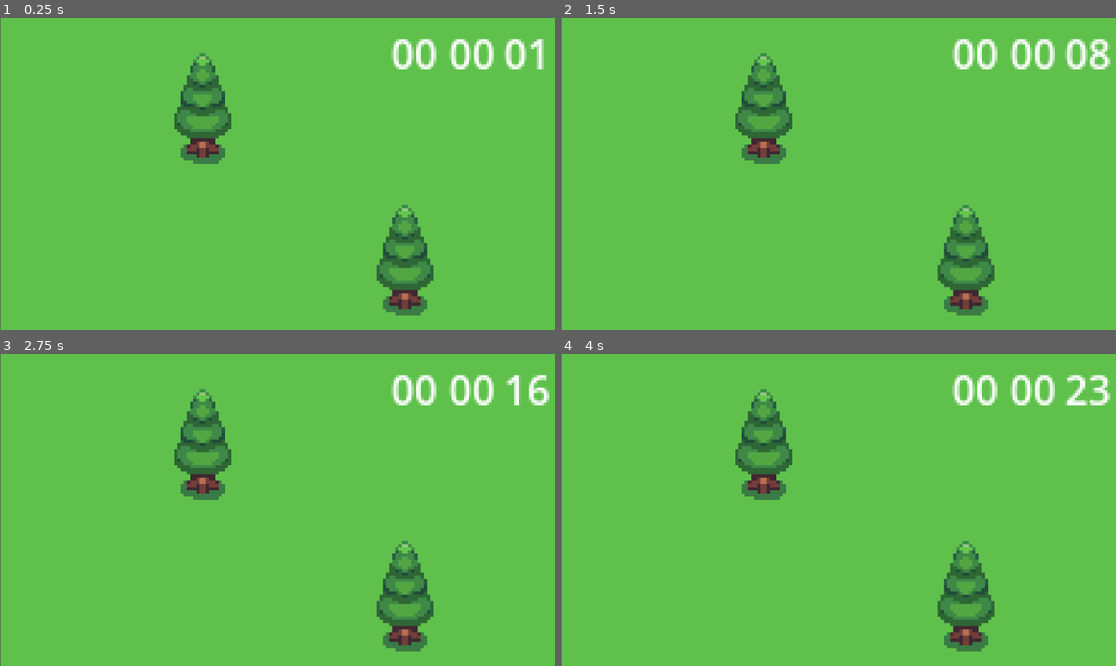
Above: before the commit, frames 1-4 (two rows, left to right).
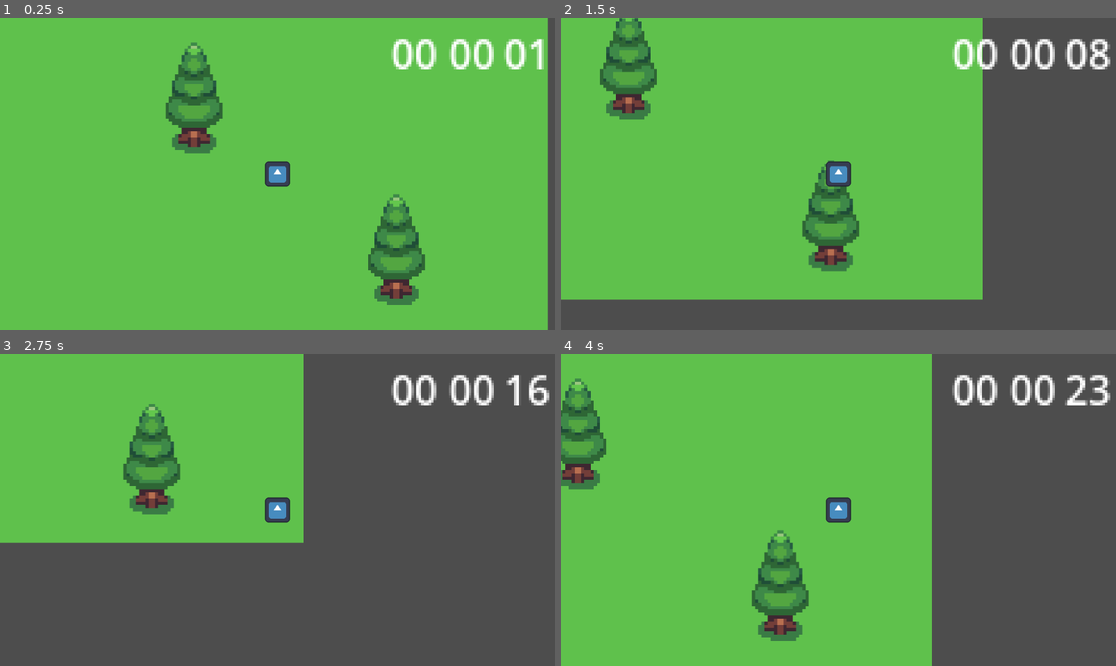
Above: after the commit, the same moments.

Repository: DylanTan1/teemwagyu-sss
Game: Godot game, scene res://scenes/main_game.tscn
The game is run twice, just before and just after one commit, with the same random seed, the same clock (stepped at 60 frames per second) and the same inputs. The engine's default icon, where the game draws it, is replaced by a stand-in: a white triangle on a blue panel in a dark square.
Inputs:
- Up to frame 1 (0.25 s): no input
- Up to frame 2 (1.5 s): hold D (move_right, bound only after the commit) 0.53-1.28 s; hold S (move_down, bound only after the commit) from 1.28 s (still down)
- Up to frame 3 (2.75 s): release S (move_down, bound only after the commit) at 2.03 s; hold D (move_right, bound only after the commit) from 2.03 s (still down)
- Up to frame 4 (4 s): release D (move_right, bound only after the commit) at 2.78 s; hold W (move_up, bound only after the commit) 2.78-3.53 s; hold A (move_left, bound only after the commit) from 3.53 s (still down)

The runs differ from the first frame. In frame 1, 7.3% of the frame differs, in the area x 0-100%, y 0-100%; in frame 2, 40%; in frame 3, 72%; in frame 4, 40%.

Commit message:
created basic player and empty enemy class

Diff:
--- a/cowgame/project.godot
+++ b/cowgame/project.godot
@@ -15,6 +15,51 @@
 config/features=PackedStringArray("4.3", "Forward Plus")
 config/icon="res://icon.svg"
 
+[input]
+
+move_left={
+"deadzone": 0.5,
+"events": [Object(InputEventKey,"resource_local_to_scene":false,"resource_name":"","device":-1,"window_id":0,"alt_pressed":false,"shift_pressed":false,"ctrl_pressed":false,"meta_pressed":false,"pressed":false,"keycode":0,"physical_keycode":65,"key_label":0,"unicode":97,"location":0,"echo":false,"script":null)
+, Object(InputEventKey,"resource_local_to_scene":false,"resource_name":"","device":-1,"window_id":0,"alt_pressed":false,"shift_pressed":false,"ctrl_pressed":false,"meta_pressed":false,"pressed":false,"keycode":0,"physical_keycode":4194319,"key_label":0,"unicode":0,"location":0,"echo":false,"script":null)
+]
+}
+move_right={
+"deadzone": 0.5,
+"events": [Object(InputEventKey,"resource_local_to_scene":false,"resource_name":"","device":-1,"window_id":0,"alt_pressed":false,"shift_pressed":false,"ctrl_pressed":false,"meta_pressed":false,"pressed":false,"keycode":0,"physical_keycode":68,"key_label":0,"unicode":100,"location":0,"echo":false,"script":null)
+, Object(InputEventKey,"resource_local_to_scene":false,"resource_name":"","device":-1,"window_id":0,"alt_pressed":false,"shift_pressed":false,"ctrl_pressed":false,"meta_pressed":false,"pressed":false,"keycode":0,"physical_keycode":4194321,"key_label":0,"unicode":0,"location":0,"echo":false,"script":null)
+]
+}
+move_up={
+"deadzone": 0.5,
+"events": [Object(InputEventKey,"resource_local_to_scene":false,"resource_name":"","device":-1,"window_id":0,"alt_pressed":false,"shift_pressed":false,"ctrl_pressed":false,"meta_pressed":false,"pressed":false,"keycode":0,"physical_keycode":87,"key_label":0,"unicode":119,"location":0,"echo":false,"script":null)
+, Object(InputEventKey,"resource_local_to_scene":false,"resource_name":"","device":-1,"window_id":0,"alt_pressed":false,"shift_pressed":false,"ctrl_pressed":false,"meta_pressed":false,"pressed":false,"keycode":0,"physical_keycode":4194320,"key_label":0,"unicode":0,"location":0,"echo":false,"script":null)
+]
+}
+move_down={
+"deadzone": 0.5,
+"events": [Object(InputEventKey,"resource_local_to_scene":false,"resource_name":"","device":-1,"window_id":0,"alt_pressed":false,"shift_pressed":false,"ctrl_pressed":false,"meta_pressed":false,"pressed":false,"keycode":0,"physical_keycode":83,"key_label":0,"unicode":115,"location":0,"echo":false,"script":null)
+, Object(InputEventKey,"resource_local_to_scene":false,"resource_name":"","device":-1,"window_id":0,"alt_pressed":false,"shift_pressed":false,"ctrl_pressed":false,"meta_pressed":false,"pressed":false,"keycode":0,"physical_keycode":4194322,"key_label":0,"unicode":0,"location":0,"echo":false,"script":null)
+]
+}
+shoot={
+"deadzone": 0.5,
+"events": [Object(InputEventMouseButton,"resource_local_to_scene":false,"resource_name":"","device":-1,"window_id":0,"alt_pressed":false,"shift_pressed":false,"ctrl_pressed":false,"meta_pressed":false,"button_mask":1,"position":Vector2(179, 18),"global_position":Vector2(188, 64),"factor":1.0,"button_index":1,"canceled":false,"pressed":true,"double_click":false,"script":null)
+]
+}
+interact={
+"deadzone": 0.5,
+"events": [Object(InputEventKey,"resource_local_to_scene":false,"resource_name":"","device":-1,"window_id":0,"alt_pressed":false,"shift_pressed":false,"ctrl_pressed":false,"meta_pressed":false,"pressed":false,"keycode":0,"physical_keycode":69,"key_label":0,"unicode":101,"location":0,"echo":false,"script":null)
+]
+}
+
+[layer_names]
+
+2d_physics/layer_1="Player"
+2d_physics/layer_2="Enemy"
+2d_physics/layer_3="Obstacles"
+2d_physics/layer_4="Player projectile"
+2d_physics/layer_5="Enemy projectile"
+
 [rendering]
 
 textures/canvas_textures/default_texture_filter=0
--- /dev/null
+++ b/cowgame/scenes/base_enemy.tscn
@@ -0,0 +1,8 @@
+[gd_scene load_steps=2 format=3 uid="uid://buy2nwh0efe2s"]
+
+[ext_resource type="Script" path="res://scripts/base_enemy.gd" id="1_g0bd7"]
+
+[node name="BaseEnemy" type="CharacterBody2D"]
+script = ExtResource("1_g0bd7")
+
+[node name="CollisionShape2D" type="CollisionShape2D" parent="."]
--- a/cowgame/scenes/main_game.tscn
+++ b/cowgame/scenes/main_game.tscn
@@ -1,7 +1,8 @@
-[gd_scene load_steps=8 format=3 uid="uid://blg3dqwh0kukr"]
+[gd_scene load_steps=9 format=3 uid="uid://blg3dqwh0kukr"]
 
 [ext_resource type="PackedScene" uid="uid://cmyptxyc8gixb" path="res://scenes/base_level.tscn" id="1_ls7u1"]
 [ext_resource type="Script" path="res://scripts/time_system.gd" id="2_gc8ho"]
+[ext_resource type="PackedScene" uid="uid://d6y2kg53mmhi" path="res://scenes/player.tscn" id="2_sho21"]
 [ext_resource type="Script" path="res://scripts/date_time.gd" id="3_7xfef"]
 [ext_resource type="PackedScene" uid="uid://cri1u3jjbk6n8" path="res://ui/time_ui.tscn" id="5_rbjay"]
 [ext_resource type="Script" path="res://ui/time_ui.gd" id="6_2ppgh"]
@@ -36,6 +37,9 @@
 position = Vector2(1, 47)
 scale = Vector2(6.55942, 6.55942)
 
+[node name="Player" parent="." instance=ExtResource("2_sho21")]
+position = Vector2(594, 346)
+
 [node name="TimeSystem" type="Node" parent="."]
 script = ExtResource("2_gc8ho")
 date_time = SubResource("Resource_htryv")
--- /dev/null
+++ b/cowgame/scenes/player.tscn
@@ -0,0 +1,21 @@
+[gd_scene load_steps=4 format=3 uid="uid://d6y2kg53mmhi"]
+
+[ext_resource type="Texture2D" uid="uid://cg6lsmu2f0us1" path="res://icon.svg" id="1_4bm6q"]
+[ext_resource type="Script" path="res://scripts/player.gd" id="1_384x8"]
+
+[sub_resource type="RectangleShape2D" id="RectangleShape2D_hbu3u"]
+size = Vector2(49, 49)
+
+[node name="Player" type="CharacterBody2D"]
+script = ExtResource("1_384x8")
+speed = 350.0
+
+[node name="CollisionShape2D" type="CollisionShape2D" parent="."]
+position = Vector2(0.5, -0.5)
+shape = SubResource("RectangleShape2D_hbu3u")
+
+[node name="Icon" type="Sprite2D" parent="."]
+scale = Vector2(0.398926, 0.398926)
+texture = ExtResource("1_4bm6q")
+
+[node name="Camera2D" type="Camera2D" parent="."]
--- /dev/null
+++ b/cowgame/scripts/base_enemy.gd
@@ -0,0 +1,6 @@
+extends CharacterBody2D
+
+
+func _physics_process(delta: float) -> void:
+
+	move_and_slide()
--- /dev/null
+++ b/cowgame/scripts/player.gd
@@ -0,0 +1,35 @@
+extends CharacterBody2D
+
+@export var speed: float = 500
+@export var max_health: int = 100
+@export var current_health: int = 5
+var is_lose: bool
+
+func _physics_process(delta: float) -> void:
+	var direction = Input.get_vector("move_left", "move_right", "move_up", "move_down")
+	velocity = direction * speed
+	move_and_slide()
+
+
+
+#Call this when increasing speed
+func gain_speed(speed: float) -> void:
+	speed += speed
+
+#Call thsi when losing speed
+func lose_speed(speed: float) -> void:
+	speed -= speed
+
+#Call this when increasing max health
+func gain_max_health(health: int) -> void:
+	max_health += health
+
+# Call this when gaining health from consumables
+func gain_health(health: int) -> void:
+	current_health = min(max_health, current_health + health)
+
+# Call this when losing health
+func lose_health(health: int) -> void:
+	current_health = max(0, current_health - health)
+	if current_health < 1:
+		is_lose = true
